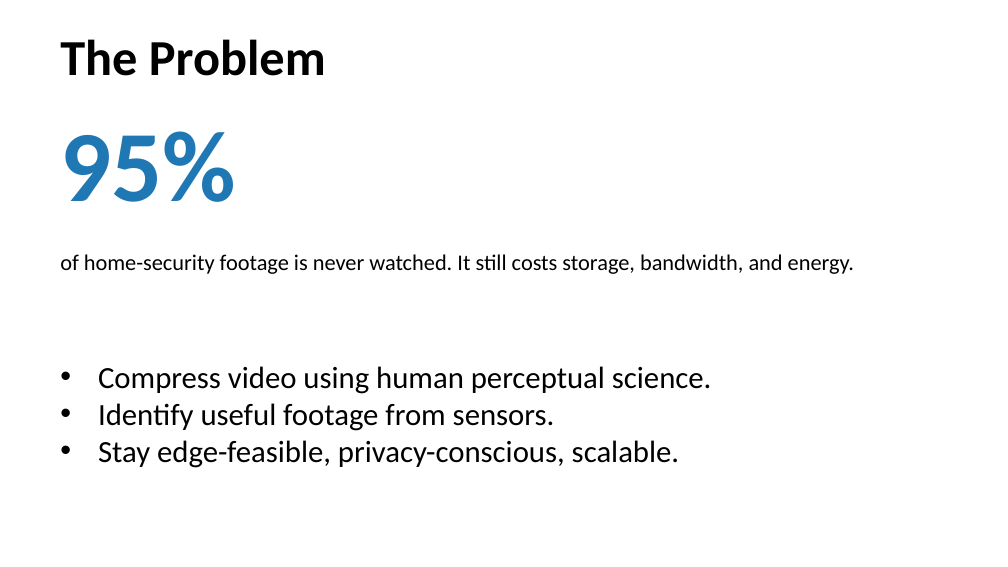
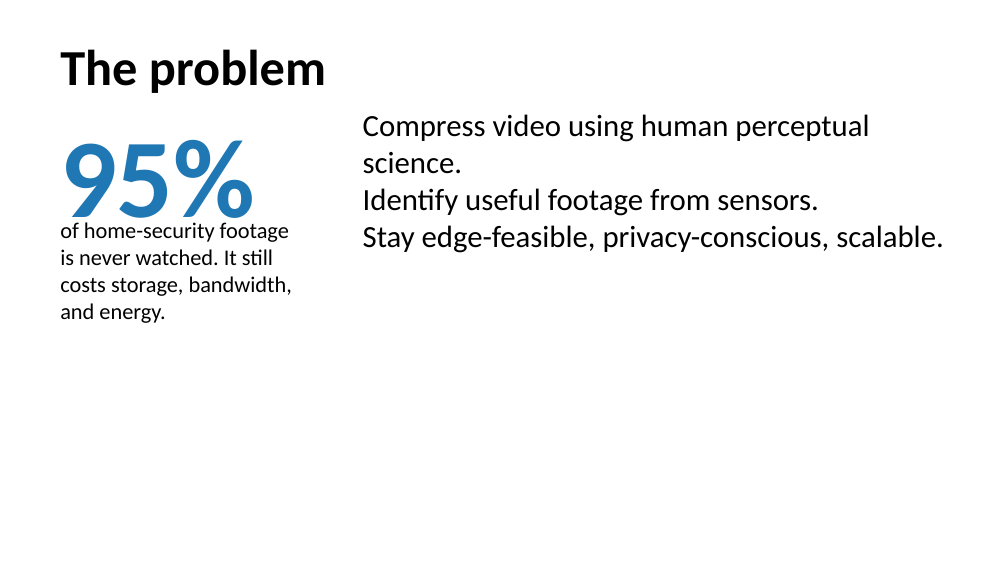
Before and after one commit to SaiAmartya/steam-icac-2026, a slide deck: slide 2 of showcase.pptx. Drawn at 1008x567 pixels with LibreOffice and Linux fonts; fonts in the diff are those of the drawing. Boxes give left, top, right and bottom in pixels: in the first picture for what was removed or moved away, otherwise in the second. Text is boxed around its words. In the diff, an @@ line names an element or a change of style, - is before the commit and + after.

```diff
--- a/showcase.pptx
+++ b/showcase.pptx
@@ text "The problem" at <box>60,49,326,93</box>: vertical alignment middle to top @@
@@ text at <box>60,49,326,93</box>: text changed @@
-The Problem
+The problem
@@ text "95%" at <box>60,139,255,242</box>: size 72 to 80 pt; vertical alignment middle to top @@
@@ text "Compress video using human perceptual ...": place and size @@
-text "Compress video using human perceptual ..." at <box>98,366,712,468</box>
+text "Compress video using human perceptual ..." at <box>363,114,943,253</box>
@@ text "Compress video using human perceptual ..." at <box>363,114,943,253</box>: bullet • to none; vertical alignment middle to top @@
@@ text "of home-security footage is never ..." at <box>60,222,292,323</box>: vertical alignment middle to top @@
@@ text "of home-security footage is never ...": place and size @@
-text "of home-security footage is never ..." at <box>60,254,854,274</box>
+text "of home-security footage is never ..." at <box>60,222,292,323</box>
```
Also in this commit, not shown: 7 other slides changed, 4 slides added, 4 slides removed, 17 other files.
